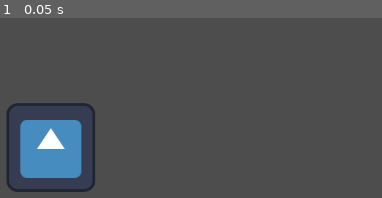
Above: before the commit, frame 1.
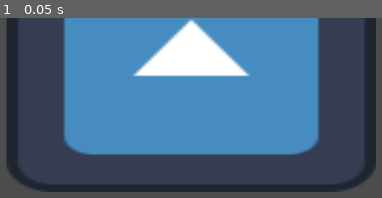
Above: after the commit, the same moment.

Repository: frnklnnlsn/koi-idle
Game: Godot game, scene res://node_2d.tscn
Same seed, same stepped clock (60 frames per second), same inputs: the game is played once before the commit and once after it. The project has no main scene, so this scene is started directly. The engine's default icon, where the game draws it, is replaced by a stand-in: a white triangle on a blue panel in a dark square.
Inputs:
- Up to frame 1 (0.05 s): no input

The runs differ from the first frame. In frame 1, 64% of the frame differs, in the area x 1-99%, y 0-97%.

Commit message:
expand

Diff:
--- a/koi-idle-godot/node_2d.tscn
+++ b/koi-idle-godot/node_2d.tscn
@@ -5,5 +5,6 @@
 [node name="Node2D" type="Node2D"]
 
 [node name="Icon" type="Sprite2D" parent="."]
-position = Vector2(330, 187)
+position = Vector2(532.5, 78)
+scale = Vector2(4.16406, 2.70312)
 texture = ExtResource("1_jfvvl")
